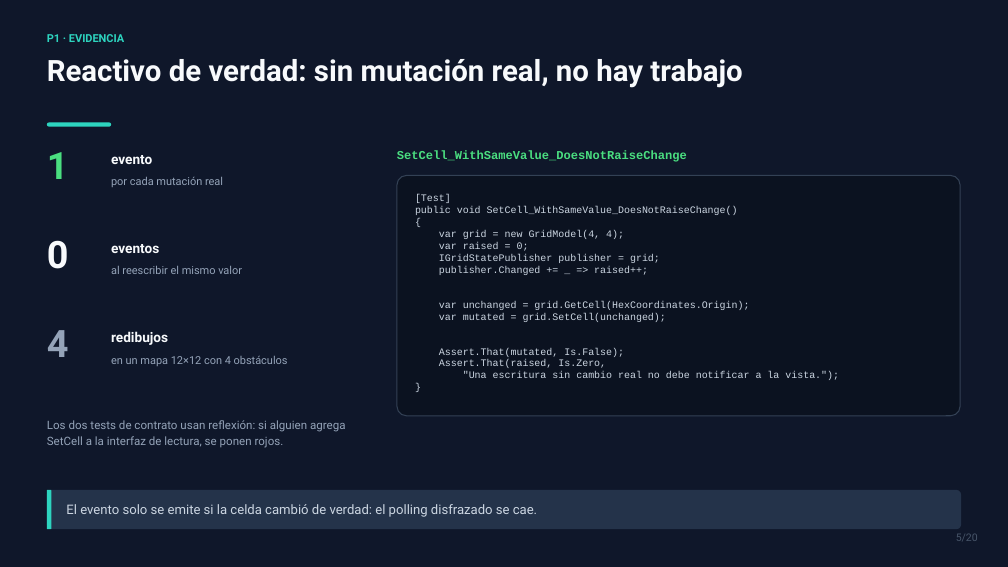
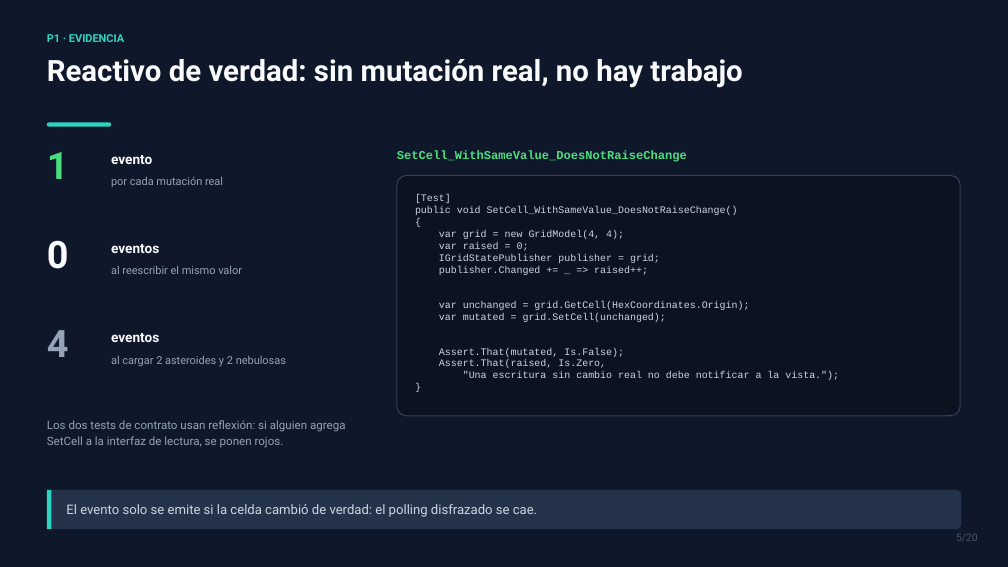
Before and after one commit to SenKetZu/HexPG, a slide deck: slide 5 of docs/presentacion/TP2-VoidHex-Tactics.pptx. Drawn at 1008x567 pixels with LibreOffice and Linux fonts; fonts in the diff are those of the drawing. Boxes give left, top, right and bottom in pixels: in the first picture for what was removed or moved away, otherwise in the second. Text is boxed around its words. In the diff, an @@ line names an element or a change of style, - is before the commit and + after.

```diff
--- a/docs/presentacion/TP2-VoidHex-Tactics.pptx
+++ b/docs/presentacion/TP2-VoidHex-Tactics.pptx
@@ text at (x1=111, y1=333, x2=159, y2=342): text changed @@
-redibujos
+eventos
@@ text at (x1=111, y1=356, x2=286, y2=366): text changed @@
-en un mapa 12×12 con 4 obstáculos
+al cargar 2 asteroides y 2 nebulosas
```
Also in this commit, not shown: 4 other slides changed, 5 other files.
